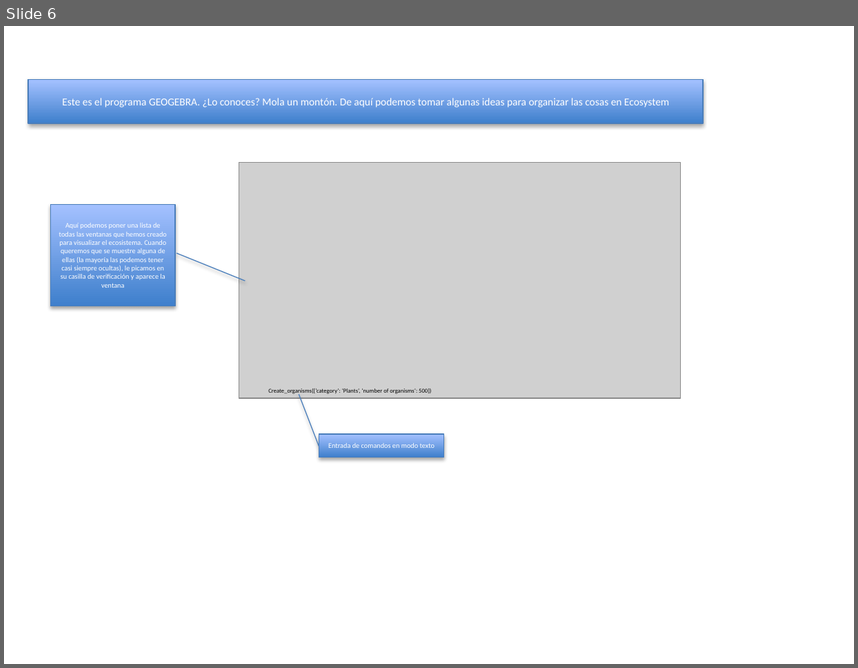
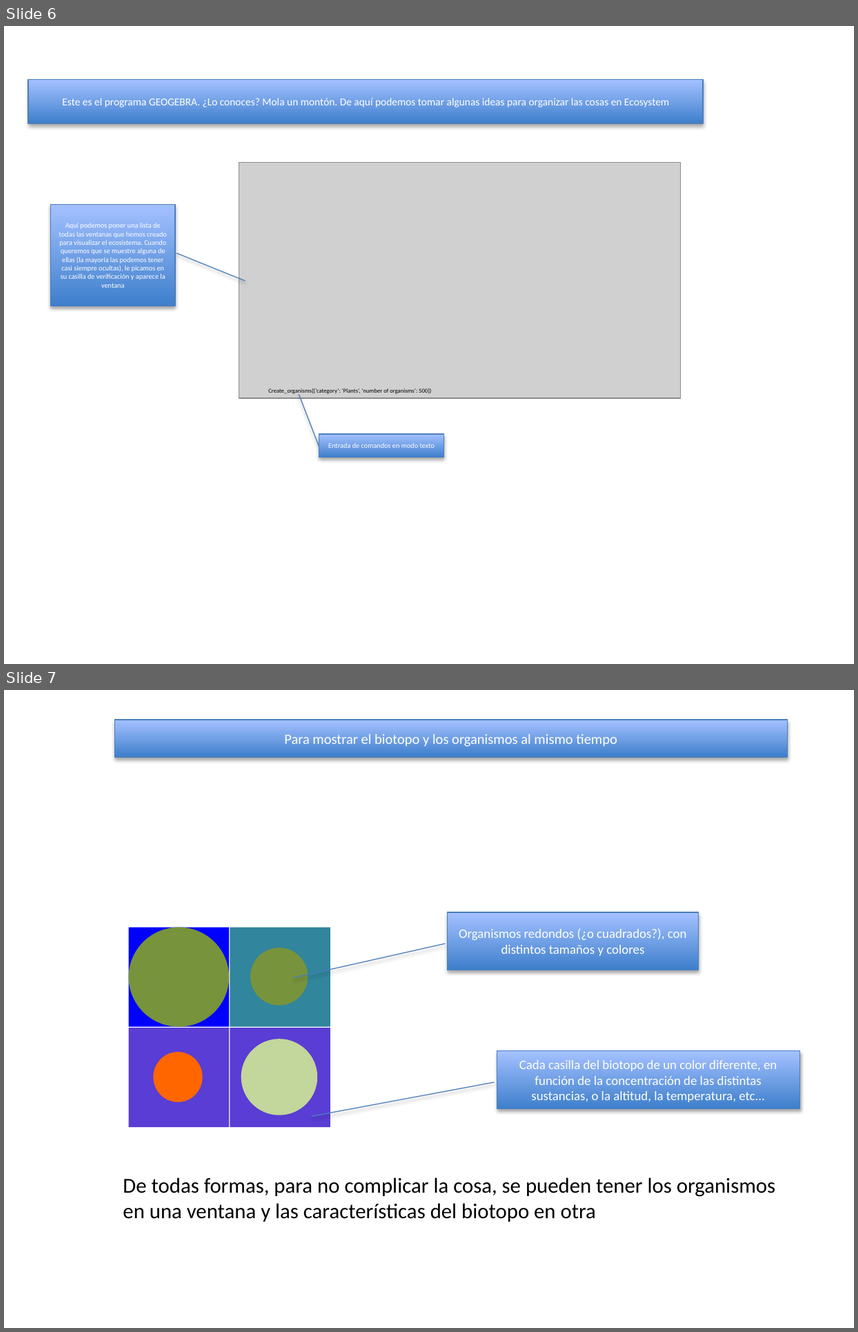
Before and after one commit to salasgar/Archivos-de-Ecosistem, a slide deck: Boceto 1 interfaz Ecosystem.pptx. Shown one above the other, each under a label of ours: slide 6 before the commit, slides 6 and 7 after it. The pictures are 858x668 and 858x1332 pixels, drawn with LibreOffice and Linux fonts; fonts in the diff are those of the drawing; grey boxes stand for pictures. Boxes give left, top, right and bottom in pixels: in the first picture for what was removed or moved away, otherwise in the second. Text is boxed around its words. In the diff, an @@ line names an element or a change of style, - is before the commit and + after.

```diff
--- a/Boceto 1 interfaz Ecosystem.pptx
+++ b/Boceto 1 interfaz Ecosystem.pptx
@@ slide 7 added at box(4, 690, 854, 1328), background #FFFFFF @@
@@ rectangle added at box(114, 720, 788, 757), fill gradient #3F80CE to #A4C4FF, outline #4B7EBC 0.75 pt, 12 pt, text #FFFFFF @@
+Para mostrar el biotopo y los organismos al mismo tiempo
@@ border callout added at box(448, 912, 699, 969), fill gradient #3F80CE to #A4C4FF, outline #4B7EBC 0.75 pt, 11 pt, text #FFFFFF @@
+Organismos redondos (¿o cuadrados?), con distintos tamaños y colores
@@ rectangle added at box(129, 927, 229, 1027), fill #0000FF @@
@@ ellipse added at box(129, 927, 229, 1027), fill #77933C @@
@@ rectangle added at box(230, 927, 330, 1027), fill #31859C @@
@@ ellipse added at box(250, 947, 308, 1005), fill #77933C @@
@@ rectangle added at box(129, 1027, 229, 1127), fill #593DD4 @@
@@ rectangle added at box(230, 1027, 330, 1127), fill #593DD4 @@
@@ ellipse added at box(241, 1038, 318, 1115), fill #C3D69B @@
@@ ellipse added at box(154, 1052, 203, 1101), fill #FF6600 @@
@@ border callout added at box(497, 1050, 800, 1108), fill gradient #3F80CE to #A4C4FF, outline #4B7EBC 0.75 pt, 11 pt, text #FFFFFF @@
+Cada casilla del biotopo de un color diferente, en función de la concentración de las distintas sustancias, o la altitud, la temperatura, etc...
@@ text added at box(123, 1177, 775, 1221), 18 pt, text #000000 @@
+De todas formas, para no complicar la cosa, se pueden tener los organismos en una ventana y las características del biotopo en otra
```
Also in this commit, not shown: 1 slide changed.
